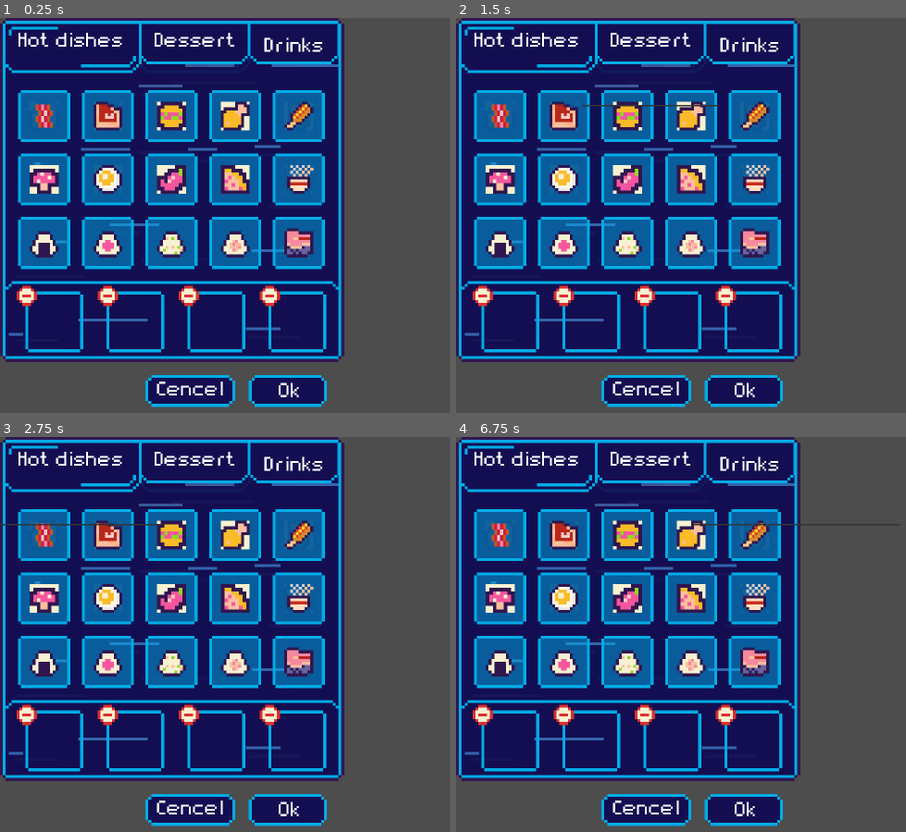
Above: before the commit, frames 1-4 (two rows, left to right).
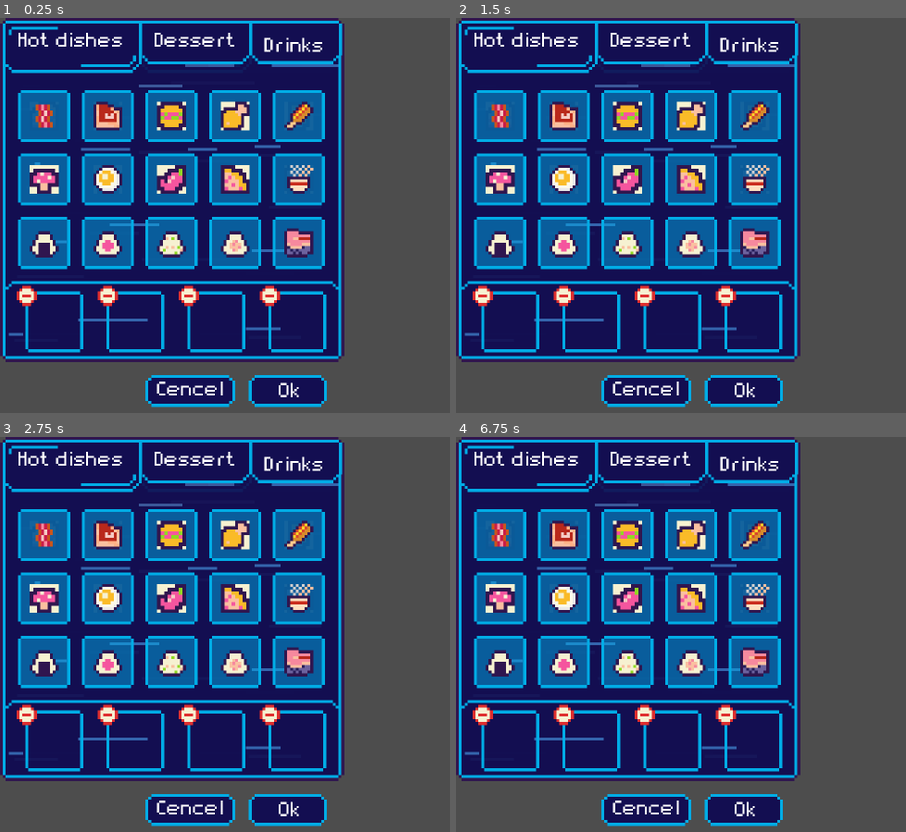
Above: after the commit, the same moments.

Repository: Julieta2200/Cosmic-Drifters
Game: Godot game, scene res://project/food_menu/food_menu.tscn
Same seed, same stepped clock (60 frames per second), same inputs: the game is played once before the commit and once after it. This scene is started directly instead of the project's main scene.
Inputs (mouse positions are in pixels of both pictures, inside the frame that each line leads up to):
- Up to frame 1 (0.25 s): no input
- Up to frame 2 (1.5 s): click (748, 45) at 0.52 s; click (649, 45) at 1.27 s
- Up to frame 3 (2.75 s): click (72, 464) at 2.02 s
- Up to frame 4 (6.75 s): click (501, 567) at 2.77 s; click (564, 567) at 3.52 s; click (627, 567) at 4.27 s; click (690, 567) at 5.02 s; click (753, 567) at 5.77 s; click (748, 464) at 6.52 s

The runs differ from the first frame. In frame 1, 0.5% of the frame differs, in the area x 1-77%, y 0-14%; in frame 2, 0.7%; in frame 3, 0.7%, in the area x 0-77%, y 0-23%; in frame 4, 0.6%.

Commit message:
food_menu

Diff:
--- a/project/food_menu/food_menu.tscn
+++ b/project/food_menu/food_menu.tscn
@@ -62,8 +62,6 @@
 font = ExtResource("7_jqssa")
 font_size = 88
 
-[sub_resource type="BitMap" id="BitMap_j3s1k"]
-
 [sub_resource type="LabelSettings" id="LabelSettings_dq8ak"]
 font = ExtResource("7_jqssa")
 font_size = 88
@@ -76,7 +74,7 @@
 grow_horizontal = 2
 grow_vertical = 2
 
-[node name="table_num_textureRect" type="TextureRect" parent="."]
+[node name="table_num_texture" type="TextureRect" parent="."]
 layout_mode = 0
 offset_left = 773.0
 offset_top = -267.0
@@ -106,32 +104,32 @@
 scale = Vector2(16, 16)
 texture = ExtResource("3_tj27b")
 
-[node name="drinks_button" type="MenuButton" parent="drinks"]
-layout_mode = 2
-offset_left = 1305.0
-offset_top = -159.0
-offset_right = 1345.0
-offset_bottom = -119.0
-scale = Vector2(16, 16)
-icon = ExtResource("4_wumch")
-
-[node name="dessert_button" type="MenuButton" parent="drinks"]
-layout_mode = 2
-offset_left = 698.0
-offset_top = -159.0
-offset_right = 745.0
-offset_bottom = -119.0
-scale = Vector2(16, 16)
-icon = ExtResource("5_rgi2o")
-
-[node name="hot_dishes_button" type="MenuButton" parent="drinks"]
-layout_mode = 2
-offset_left = -48.0
-offset_top = -159.0
-offset_right = 8.0
-offset_bottom = -119.0
-scale = Vector2(16, 16)
-icon = ExtResource("6_roksp")
+[node name="drinks_button" type="TextureButton" parent="drinks"]
+layout_mode = 2
+offset_left = 1379.0
+offset_top = 15.0
+offset_right = 1419.0
+offset_bottom = 55.0
+scale = Vector2(16, 16)
+texture_normal = ExtResource("4_wumch")
+
+[node name="dessert_button" type="TextureButton" parent="drinks"]
+layout_mode = 2
+offset_left = 769.0
+offset_top = 16.0
+offset_right = 816.0
+offset_bottom = 56.0
+scale = Vector2(16, 16)
+texture_normal = ExtResource("5_rgi2o")
+
+[node name="hot_dishes_button" type="TextureButton" parent="drinks"]
+layout_mode = 2
+offset_left = 16.0
+offset_top = 16.0
+offset_right = 72.0
+offset_bottom = 56.0
+scale = Vector2(16, 16)
+texture_normal = ExtResource("6_roksp")
 
 [node name="drinks_label" type="Label" parent="drinks"]
 layout_mode = 0
@@ -359,32 +357,29 @@
 scale = Vector2(16, 16)
 texture = ExtResource("2_nhaqe")
 
-[node name="drinks_button" type="MenuButton" parent="dessert"]
-layout_mode = 2
-offset_left = 1305.0
-offset_top = -159.0
-offset_right = 1377.0
-offset_bottom = -119.0
-scale = Vector2(16, 16)
-icon = ExtResource("19_f2ual")
-
-[node name="dessert_button" type="MenuButton" parent="dessert"]
-layout_mode = 2
-offset_left = 698.0
-offset_top = -159.0
-offset_right = 745.0
-offset_bottom = -119.0
-scale = Vector2(16, 16)
-icon = ExtResource("20_yi1mo")
-
-[node name="hot_dishes_button" type="MenuButton" parent="dessert"]
-layout_mode = 2
-offset_left = -48.0
-offset_top = -159.0
-offset_right = 8.0
-offset_bottom = -119.0
-scale = Vector2(16, 16)
-icon = ExtResource("6_roksp")
+[node name="drinks_button" type="TextureButton" parent="dessert"]
+offset_left = 1379.0
+offset_top = 15.0
+offset_right = 1419.0
+offset_bottom = 55.0
+scale = Vector2(16, 16)
+texture_normal = ExtResource("19_f2ual")
+
+[node name="dessert_button" type="TextureButton" parent="dessert"]
+offset_left = 769.0
+offset_top = 16.0
+offset_right = 816.0
+offset_bottom = 56.0
+scale = Vector2(16, 16)
+texture_normal = ExtResource("20_yi1mo")
+
+[node name="hot_dishes_button" type="TextureButton" parent="dessert"]
+offset_left = 16.0
+offset_top = 16.0
+offset_right = 72.0
+offset_bottom = 56.0
+scale = Vector2(16, 16)
+texture_normal = ExtResource("6_roksp")
 
 [node name="drinks_label" type="Label" parent="dessert"]
 layout_mode = 0
@@ -628,32 +623,29 @@
 scale = Vector2(16, 16)
 texture = ExtResource("1_y2ks4")
 
-[node name="drinks_button" type="MenuButton" parent="hot_dishes"]
-layout_mode = 2
-offset_left = 1305.0
-offset_top = -159.0
-offset_right = 1377.0
-offset_bottom = -119.0
-scale = Vector2(16, 16)
-icon = ExtResource("19_f2ual")
-
-[node name="dessert_button" type="MenuButton" parent="hot_dishes"]
-layout_mode = 2
-offset_left = 698.0
-offset_top = -159.0
-offset_right = 745.0
-offset_bottom = -119.0
-scale = Vector2(16, 16)
-icon = ExtResource("5_rgi2o")
-
-[node name="hot_dishes_button" type="MenuButton" parent="hot_dishes"]
-layout_mode = 2
-offset_left = -48.0
-offset_top = -159.0
-offset_right = 8.0
-offset_bottom = -119.0
-scale = Vector2(16, 16)
-icon = ExtResource("32_4ewof")
+[node name="drinks_button" type="TextureButton" parent="hot_dishes"]
+offset_left = 1379.0
+offset_top = 15.0
+offset_right = 1419.0
+offset_bottom = 55.0
+scale = Vector2(16, 16)
+texture_normal = ExtResource("19_f2ual")
+
+[node name="dessert_button" type="TextureButton" parent="hot_dishes"]
+offset_left = 769.0
+offset_top = 16.0
+offset_right = 816.0
+offset_bottom = 56.0
+scale = Vector2(16, 16)
+texture_normal = ExtResource("5_rgi2o")
+
+[node name="hot_dishes_button" type="TextureButton" parent="hot_dishes"]
+offset_left = 16.0
+offset_top = 16.0
+offset_right = 72.0
+offset_bottom = 56.0
+scale = Vector2(16, 16)
+texture_normal = ExtResource("32_4ewof")
 
 [node name="drinks_label" type="Label" parent="hot_dishes"]
 layout_mode = 0
@@ -935,9 +927,8 @@
 texture_normal = ExtResource("20_2e31y")
 texture_pressed = ExtResource("21_umnl8")
 texture_hover = ExtResource("22_bhr04")
-texture_click_mask = SubResource("BitMap_j3s1k")
-
-[node name="ok_button2" type="TextureButton" parent="."]
+
+[node name="ok_button" type="TextureButton" parent="."]
 layout_mode = 0
 offset_left = 1376.0
 offset_top = 1976.0
Not shown: 1 places in project/food_menu/food_menu.tscn that only renumber resources
